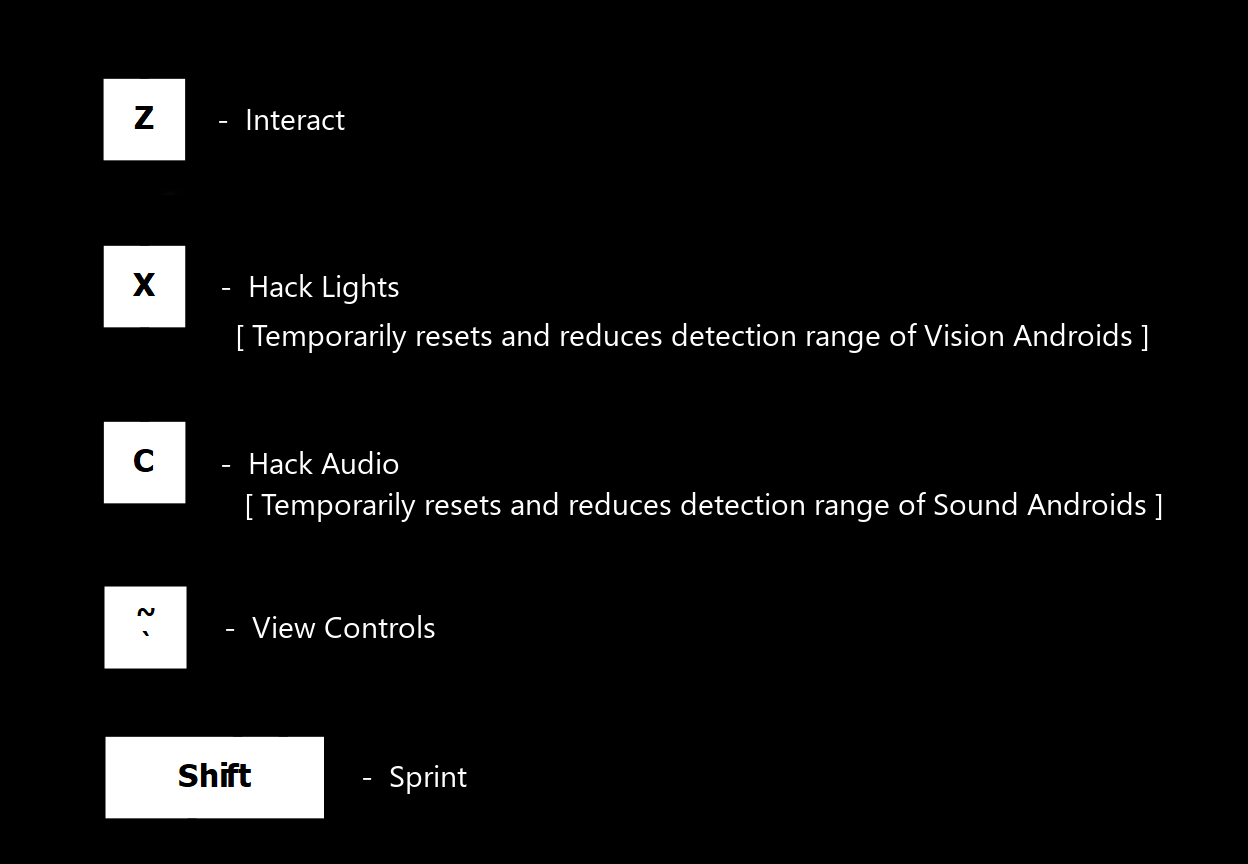
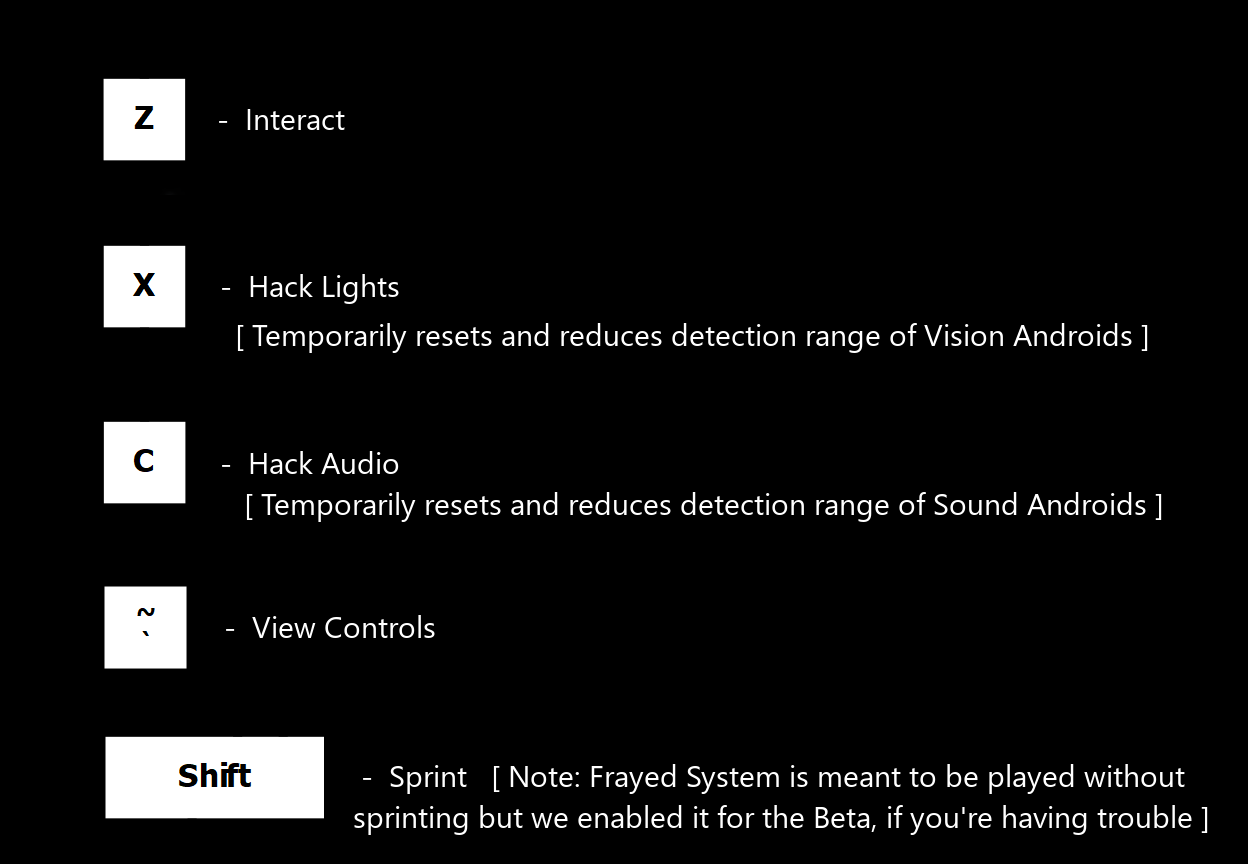
The second 1248×864 image is a revision of the first. Changes to its layers:
renamed "- Sprint" to "- Sprint [ Note: Frayed Sy...", painted on it over [354, 764, 1208, 835]
